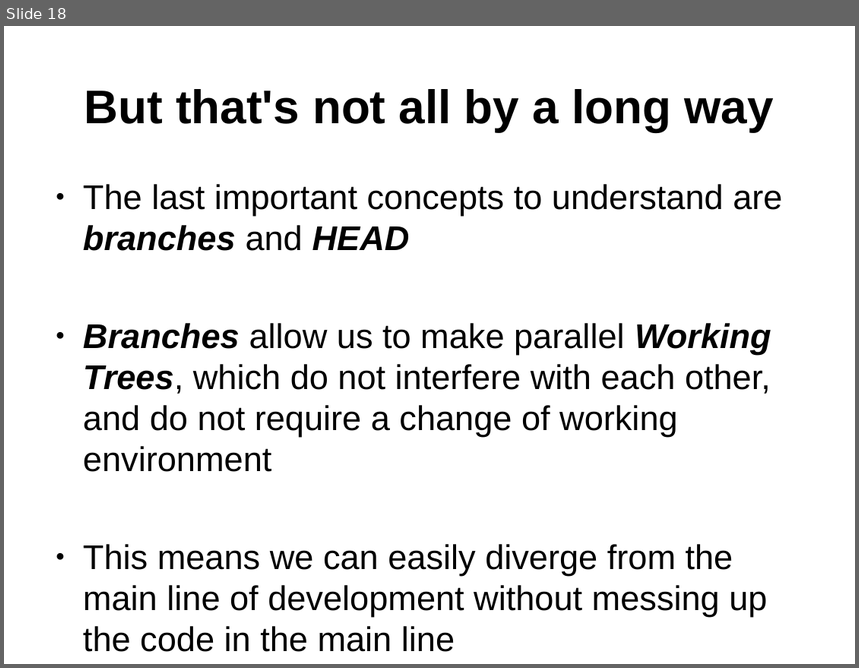
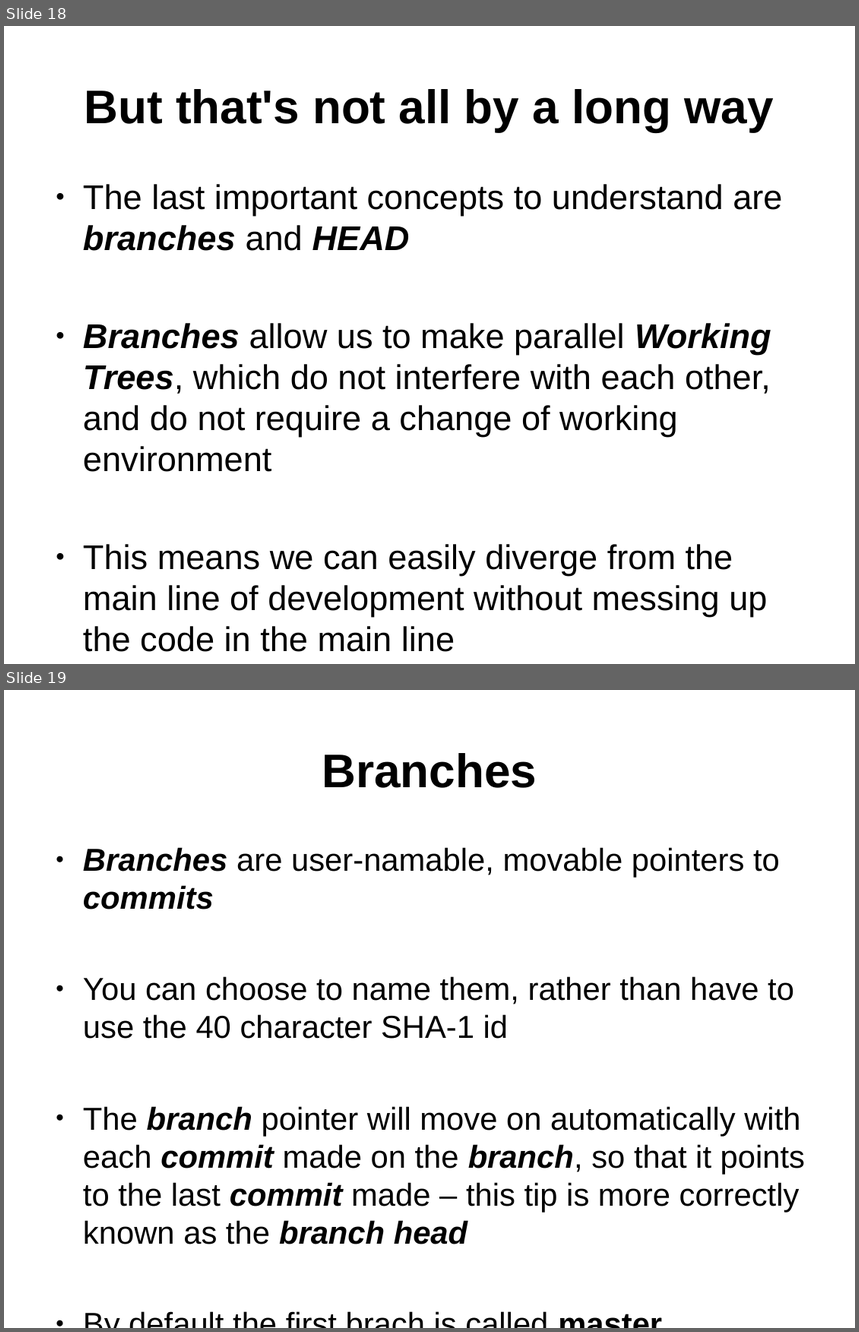
Before and after one commit to ifpingram/soslug, a slide deck: Understanding_Git_and_using_Github.odp. Shown one above the other, each under a label of ours: slide 18 before the commit, slides 18 and 19 after it. The pictures are 859x668 and 859x1332 pixels, drawn with LibreOffice and Linux fonts; fonts in the diff are those of the drawing. Boxes give left, top, right and bottom in pixels: in the first picture for what was removed or moved away, otherwise in the second. Text is boxed around its words. In the diff, an @@ line names an element or a change of style, - is before the commit and + after.

Commit message:
added branches + HEAD

```diff
--- a/Understanding_Git_and_using_Github.odp
+++ b/Understanding_Git_and_using_Github.odp
@@ slide 19 added at <box>4,690,855,1328</box>, background #FFFFFF @@
@@ title added at <box>322,753,537,788</box>, 44 pt, text #000000, bold @@
+Branches
@@ text added at <box>83,847,805,1245</box>, 29.6 pt, text #000000 @@
+● Branches are user-namable, movable pointers to commits
+● You can choose to name them, rather than have to use the 40 character SHA-1 id
+● The branch pointer will move on automatically with each commit made on the branch, so that it points to the last commit made – this tip is more correctly known as the branch head
+● By default the first brach is called master
```
Also in this commit, not shown: 1 slide changed, 1 other slide added, 1 slide removed.
